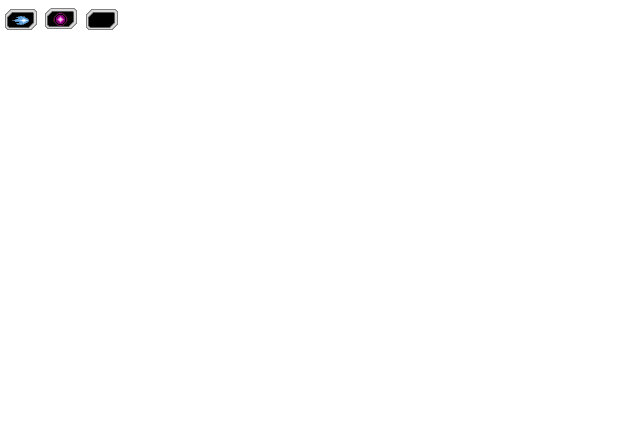
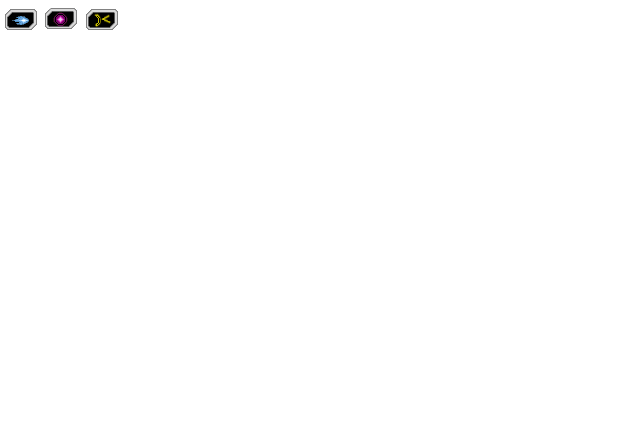
Comparing the layer stacks of the two w=643, h=429 images. Changes:
painted on "Layer 1 copy" over [94, 13, 111, 27]
